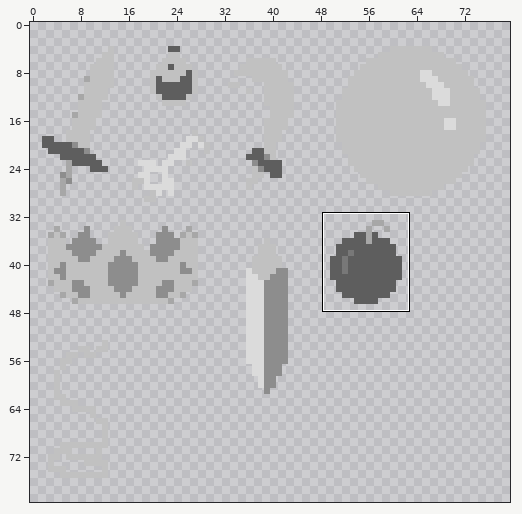
File history of a sprite sheet, assets/images/items.png. The picture above shows the old version from afar; the outline marks the close-up.
Close-up. Before the edit:
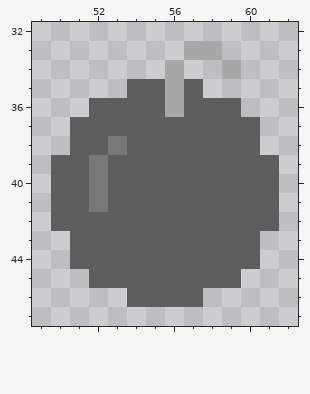
The file is 96x96 pixels. Shown: x 49..62, y 32..47. The wide view leaves out empty margins. The commit also changed other parts of the picture, which this record leaves out.
After the commit:
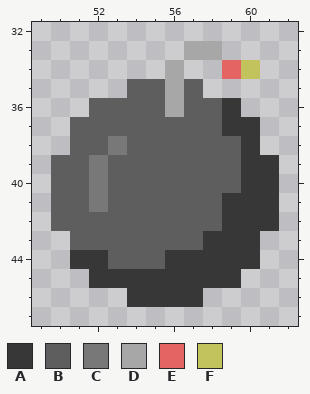
Palette (. is transparent): A #373737  B #5e5e5e  C #787878  D #a7a7a7  E #e46363  F #c3c35e
From old to new:
@@ x 49..62 @@
 33 ........DD....
-34 .......D..D...
+34 .......D..EF..
 35 .....BBDB.....
-36 ...BBBBDBBB...
-37 ..BBBBBBBBBB..
-38 ..BBCBBBBBBB..
-39 .BBCBBBBBBBBB.
-40 .BBCBBBBBBBBB.
-41 .BBCBBBBBBBBB.
-42 .BBBBBBBBBBBB.
-43 ..BBBBBBBBBB..
-44 ..BBBBBBBBBB..
-45 ...BBBBBBBB...
-46 .....BBBB.....
+36 ...BBBBDBBA...
+37 ..BBBBBBBBAA..
+38 ..BBCBBBBBBA..
+39 .BBCBBBBBBBAA.
+40 .BBCBBBBBBBAA.
+41 .BBCBBBBBBAAA.
+42 .BBBBBBBBBAAA.
+43 ..BBBBBBBAAA..
+44 ..AABBBAAAAA..
+45 ...AAAAAAAA...
+46 .....AAAA.....
 47 ..............
